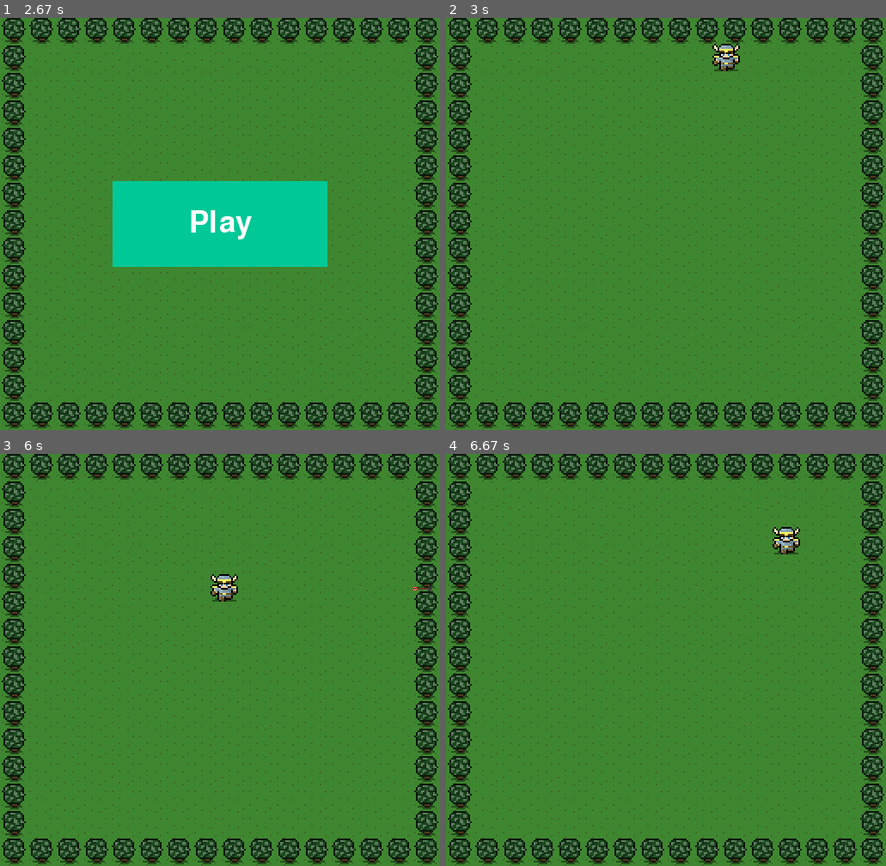
Above: before the commit, frames 1-4 (two rows, left to right).
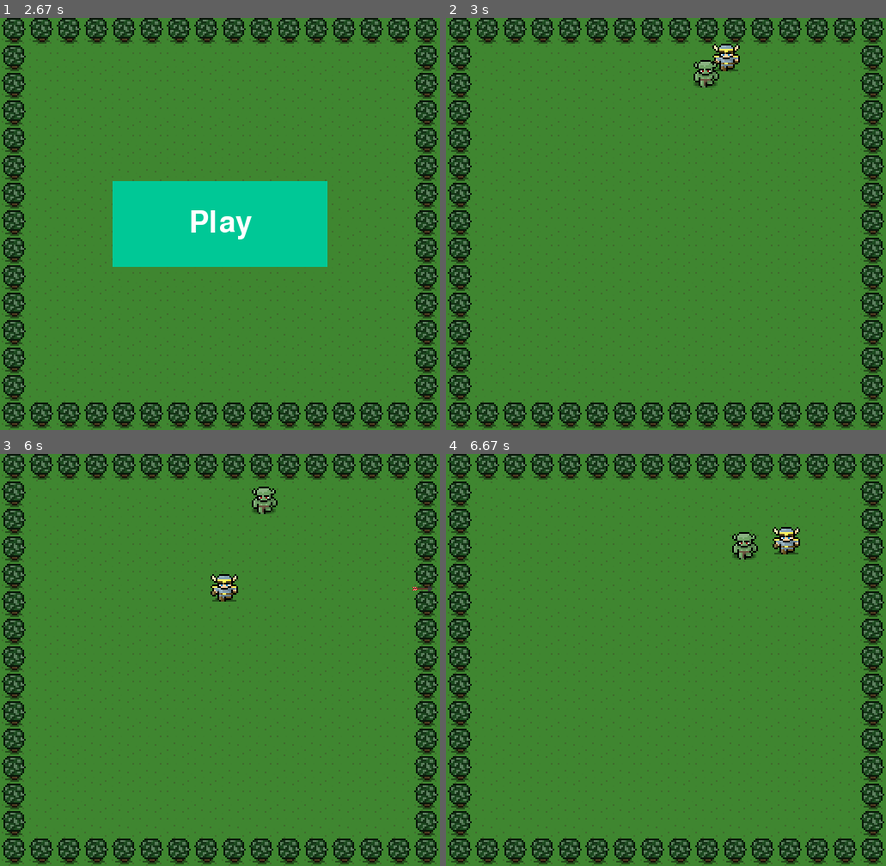
Above: after the commit, the same moments.

Repository: seanmcquaid/pygameshooter
Game: pygame game, started from game.py
Same seed, same stepped clock (60 frames per second), same inputs: the game is played once before the commit and once after it.
Inputs:
- Up to frame 1 (2.67 s): click "Play" at 0.38 s; hold Right 0.67-1.13 s; hold Up 1.17-1.47 s; hold Right 1.5-1.97 s; hold Left 2-2.53 s; hold Down from 2.57 s (still down)
- Up to frame 2 (3 s): release Down at 2.87 s; click "Play" at 2.95 s
- Up to frame 3 (6 s): tap Space at 3.23, 3.63, 3.93, 4.47, 4.77, 5.13, 5.53, 5.83 s; hold Left 3.57-3.97 s; hold Right 4.4-5.03 s; hold Down 5.07-5.43 s; hold Left 5.47-5.93 s; hold Right from 5.97 s (still down)
- Up to frame 4 (6.67 s): tap Space at 6.03, 6.33, 6.53 s; release Right at 6.43 s; hold Up from 6.47 s (still down)

Frame 1 is identical in both runs. In frame 2, 0.3% of the frame differs, in the area x 56-63%, y 10-17%; in frame 3, 0.3%, in the area x 57-64%, y 7-15%; in frame 4, 0.3%.

Commit message:
utilized tick to create multiple characters

Diff:
--- a/game.py
+++ b/game.py
@@ -45,19 +45,12 @@
 start_button = Start_Button(pygame_screen)
 
 # ==========VARIABLES FOR OUR GAME ===============
-#intro screen
-white = (255,255,255)
-black = (0,0,0)
-clock = pygame.time.Clock()
 
 background_image = pygame.image.load('background.png')
 hero_image = pygame.image.load('hero.png')
 goblin_image = pygame.image.load('goblin.png')
 monster_image = pygame.image.load('monster.png')
 # arrow_image = pygame.image.load('Arrow.png')
-
-# clock tick
-tick = 0
 
 #background music created via pygame
 bg_music = pygame.mixer.Sound('bg.wav')
@@ -87,8 +80,12 @@
 def main_game():
     game_intro = False
     game_on = True
+    tick = 0
     # the loop will run as long qas our bool is true
     while game_on:
+        tick += 1
+        if (tick % 90 == 0):
+            badGuys.add(badGuy)
         # we are in the game loop from here on out
         # 5. Listen for events and quit if the user clicks the x
         # ======= EVENT LISTENER =======
@@ -179,8 +176,8 @@
 
         # make point counter that increments each time your arrow hits the goblin
         # create badguy on each arrow hit
-        if arrowHit:
-            badGuys.add(BadGuy())
+        # if arrowHit:
+        #     badGuys.add(BadGuy())
         # display point counter on top right of screen
 
         # make collision between badGuy and goodguy
